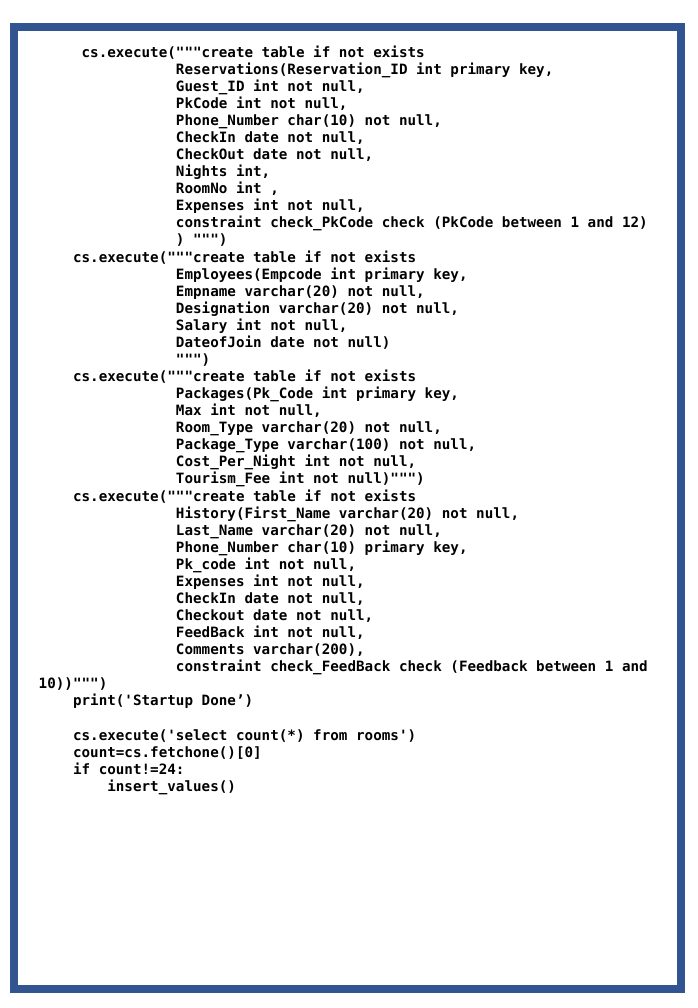
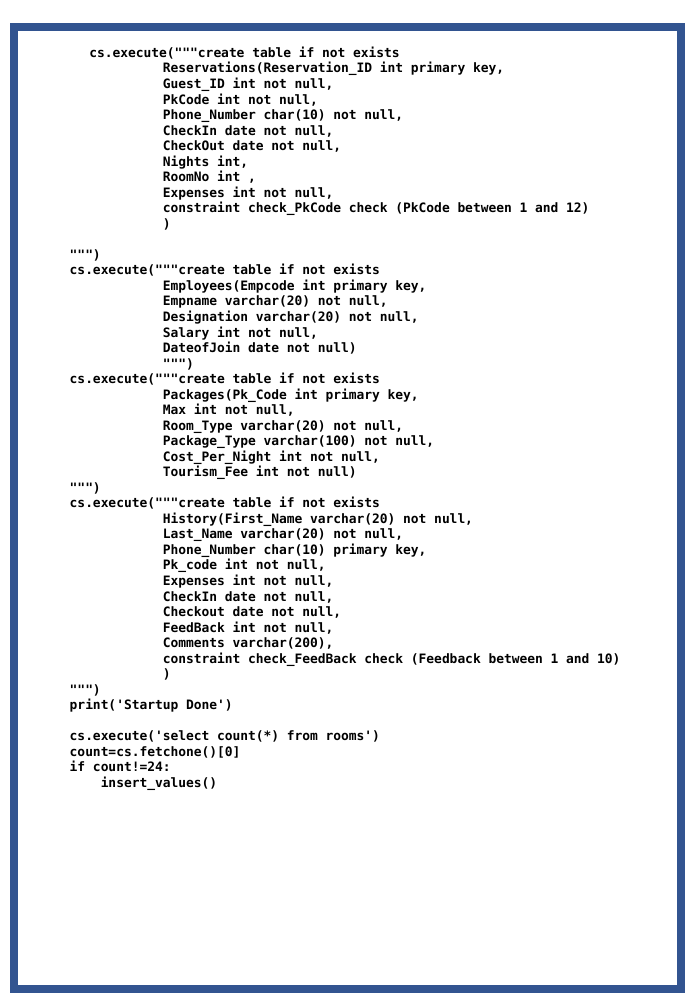
Before and after one commit to Agentgilspy/Hotel, a slide deck: slide 14 of Computer Project.pptx. Drawn at 698x1008 pixels with LibreOffice and Linux fonts; fonts in the diff are those of the drawing. Boxes give left, top, right and bottom in pixels: in the first picture for what was removed or moved away, otherwise in the second. Text is boxed around its words. In the diff, an @@ line names an element or a change of style, - is before the commit and + after.

```diff
--- a/Computer Project.pptx
+++ b/Computer Project.pptx
@@ text at [70,46,620,790]: text changed; size 11 to 10 pt @@
-) """)
+)
+""")
@@ text at [70,46,589,790]: size 11 to 10 pt in "cs.execute("""create table if not exists", "Reservations(Reservation_ID int primary key,", "Guest_ID int not null,", "PkCode int not null," and 34 more places @@
@@ text at [163,466,357,479]: text changed; size 11 to 10 pt @@
-Tourism_Fee int not null)""")
+Tourism_Fee int not null)
+""")
@@ text at [70,652,620,712]: text changed; size 11 to 10 pt @@
-constraint check_FeedBack check (Feedback between 1 and 10))""")
-print('Startup Done’)
+constraint check_FeedBack check (Feedback between 1 and 10)
+)
+""")
+print('Startup Done')
```
Also in this commit, not shown: 13 other slides changed, 3 slides added, 2 slides removed.
